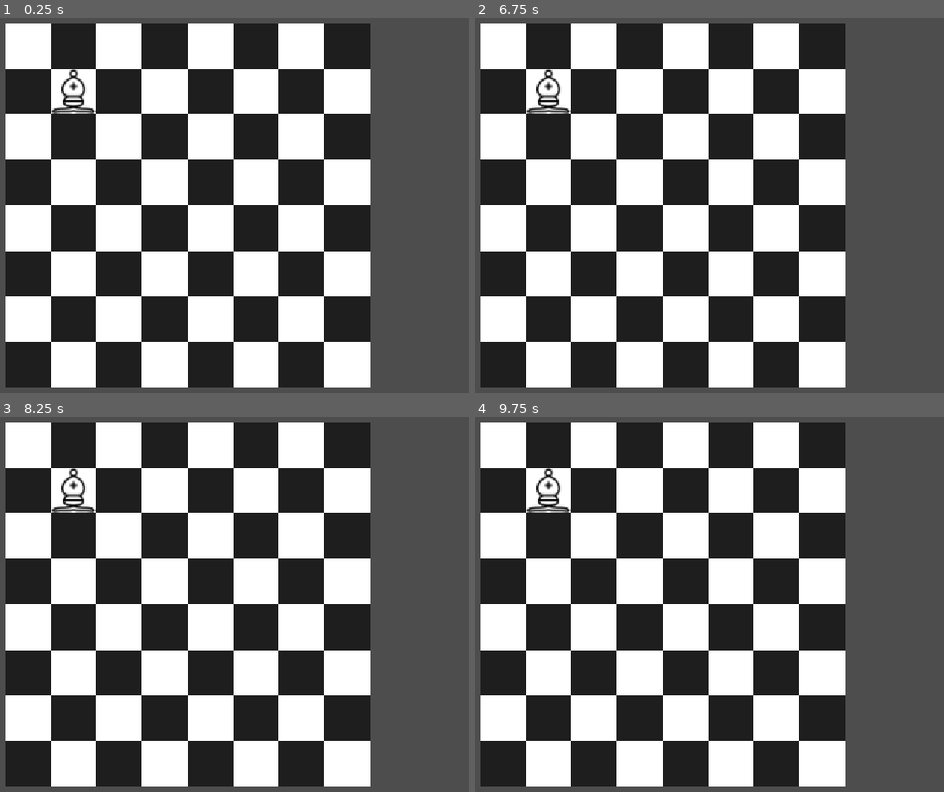
Above: before the commit, frames 1-4 (two rows, left to right).
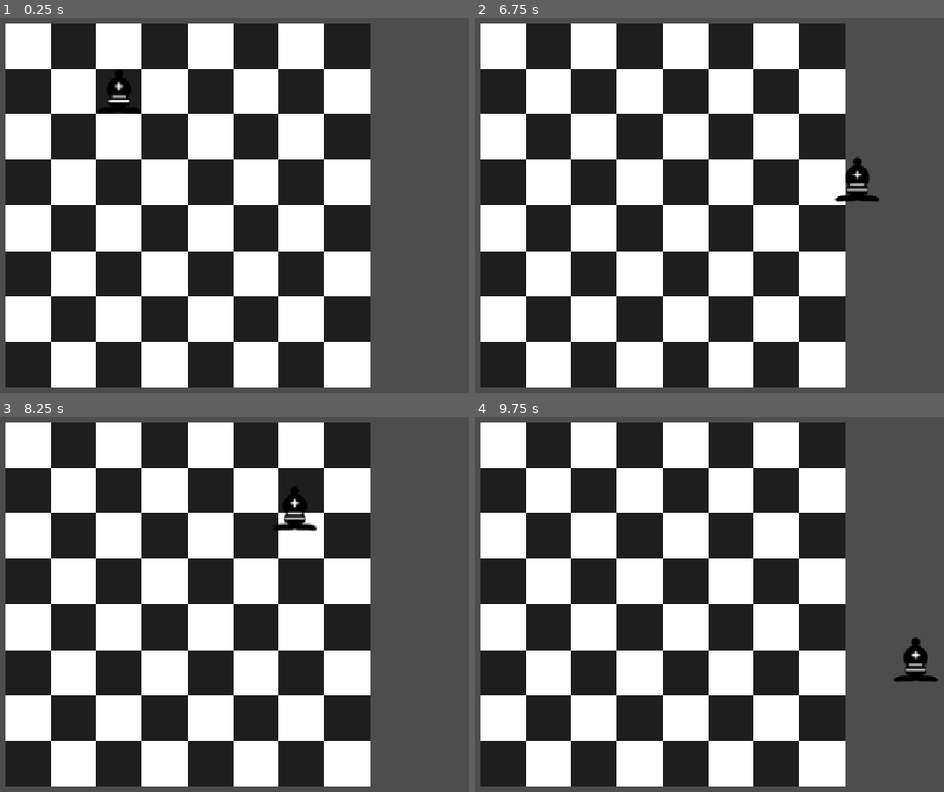
Above: after the commit, the same moments.

Repository: ConnorP12/Chess
Game: Godot game, scene res://Scenes/Chess.tscn
Same seed, same stepped clock (60 frames per second), same inputs: the game is played once before the commit and once after it.
Inputs (mouse positions are in pixels of both pictures, inside the frame that each line leads up to):
- Up to frame 1 (0.25 s): no input
- Up to frame 2 (6.75 s): tap Enter at 0.5, 2, 3.5 s; move the mouse to (859, 179) at 0.52 s; press the mouse at (859, 179) at 0.53 s; tap Space at 1.25, 2.75, 4.25 s; move the mouse to (550, 220) at 1.27 s; release the mouse at (550, 220) at 1.28 s; click (550, 220) at 1.35 s; move the mouse to (770, 108) at 2.02 s; press the mouse at (770, 108) at 2.03 s; move the mouse to (657, 280) at 2.77 s; release the mouse at (657, 280) at 2.78 s; click (657, 280) at 2.85 s; move the mouse to (915, 261) at 3.52 s; press the mouse at (915, 261) at 3.53 s; move the mouse to (479, 138) at 4.27 s; release the mouse at (479, 138) at 4.28 s; click (479, 138) at 4.35 s; move the mouse to (732, 198) at 5.02 s; press the mouse at (732, 198) at 5.03 s; move the mouse to (587, 96) at 5.77 s; release the mouse at (587, 96) at 5.78 s; click (587, 96) at 5.85 s; move the mouse to (859, 179) at 6.52 s; press the mouse at (859, 179) at 6.53 s
- Up to frame 3 (8.25 s): move the mouse to (75, 619) at 7.27 s; release the mouse at (75, 619) at 7.28 s; click (75, 619) at 7.35 s; move the mouse to (295, 507) at 8.02 s; press the mouse at (295, 507) at 8.03 s
- Up to frame 4 (9.75 s): move the mouse to (657, 679) at 8.77 s; release the mouse at (657, 679) at 8.78 s; click (657, 679) at 8.85 s; move the mouse to (915, 660) at 9.52 s; press the mouse at (915, 660) at 9.53 s

The runs differ from the first frame. In frame 1, 0.8% of the frame differs, in the area x 10-30%, y 13-26%; in frame 2, 1.0%, in the area x 10-87%, y 13-50%; in frame 3, 0.9%; in frame 4, 1.0%.

Commit message:
bishop movement made still need collision

Diff:
--- a/Scripts/bishop.gd
+++ b/Scripts/bishop.gd
@@ -3,11 +3,36 @@
 
 # Called when the node enters the scene tree for the first time.
 func _ready() -> void:
-	boardPosition = Vector2i(1, 1)
+	boardPosition = Vector2i(2, 1)
 	selected = false
-	possible_moves()
+	moves.append(Vector2i(1, 1))
+
+func _process(_delta: float) -> void:
+	super(_delta)
+	$AnimatedSprite2D.play(colour)
 
 
 
-func possible_moves():
-	pass
+func possible_moves(enemyPieces: Array[Piece], teamPieces: Array[Piece]) -> Array:
+	var move: Array
+	var newPosition: Vector2i = Vector2i(boardPosition)
+	while newPosition.x < 7 and newPosition.y < 7:
+		newPosition.x += 1
+		newPosition.y += 1
+		move.append(newPosition)
+	newPosition = Vector2i(boardPosition)
+	while newPosition.x > 0 and newPosition.y > 0:
+		newPosition.x -= 1
+		newPosition.y -= 1
+		move.append(newPosition)
+	newPosition = Vector2i(boardPosition)
+	while newPosition.x > 0 and newPosition.y < 7:
+		newPosition.x -= 1
+		newPosition.y += 1
+		move.append(newPosition)
+	newPosition = Vector2i(boardPosition)
+	while newPosition.x < 7 and newPosition.y > 0:
+		newPosition.x += 1
+		newPosition.y -= 1
+		move.append(newPosition)
+	return move
--- a/Scripts/chess.gd
+++ b/Scripts/chess.gd
@@ -5,12 +5,13 @@
 @onready var bishop = preload("res://Scenes/bishop.tscn")
 @onready var human = preload("res://Scenes/human.tscn")
 @onready var board = %Board
-var pieces: Array
 var player = {}
 # Called when the node enters the scene tree for the first time.
 func _ready() -> void:
 	# add the two players
 	player = {"white": human.instantiate(), "black": human.instantiate()}
+	for p in player.keys():
+		player[p].colour = p
 	player["white"].turn_over.connect(_on_player_turn_over)
 	player["black"].turn_over.connect(_on_player_turn_over)
 
@@ -18,12 +19,26 @@
 		add_child(p)
 	# add a piece
 	player["black"].piece.append(bishop.instantiate())
+	player["white"].piece.append(bishop.instantiate())
+	player["white"].add_pieces()
+
 	player["black"].add_pieces()
 	# give each piece a reference to the board
 	player["black"].piece[0].board = board
+	player["white"].piece[0].board = board
+
 	board.square_clicked.connect(player["black"].piece[0]._on_board_square_clicked)
+	board.square_clicked.connect(player["white"].piece[0]._on_board_square_clicked)
+
 
 
 func _on_player_turn_over() -> void:
-	for i in  player.values():
-		i.turn = not i.turn
+	player["black"].turn = not player["black"].turn
+	for piece in player["black"].piece:
+		piece.moves = piece.possible_moves(player["white"].piece, player["black"].piece)
+		print(piece.moves)
+
+	player["white"].turn = not player["white"].turn
+	for piece in player["white"].piece:
+		piece.moves = piece.possible_moves(player["white"].piece, player["black"].piece)
+		print(piece.moves)
--- a/Scripts/piece_class.gd
+++ b/Scripts/piece_class.gd
@@ -1,7 +1,7 @@
 extends Node2D
 class_name Piece
 
-var moves: Array[Vector2i]
+var moves: Array
 var boardPosition: Vector2i
 var selected: bool
 var colour: String
@@ -9,8 +9,9 @@
 var held: bool
 signal piece_moved
 
-func possible_moves():
-	print("override this function")
+func possible_moves(_enemyPieces: Array[Piece], _teamPieces: Array[Piece]) -> Array:
+	moves = [Vector2i(2, 2)]
+	return moves #make the moves
 
 
 
@@ -33,8 +34,9 @@
 			selected = false
 			held = false
 	else:
-		#replace with checking if the move is possible
-		boardPosition = square
-		selected = false
-		held = false
-		piece_moved.emit()
+		for i in moves:
+			if i.x == square.x and i.y == square.y:
+				boardPosition = square
+				selected = false
+				held = false
+				piece_moved.emit()
--- a/Scripts/player_class.gd
+++ b/Scripts/player_class.gd
@@ -10,6 +10,7 @@
 	for p in piece:
 		add_child(p)
 		p.piece_moved.connect(_on_piece_moved)
+		p.colour = colour
 
 func _on_piece_moved():
 	turn = false
